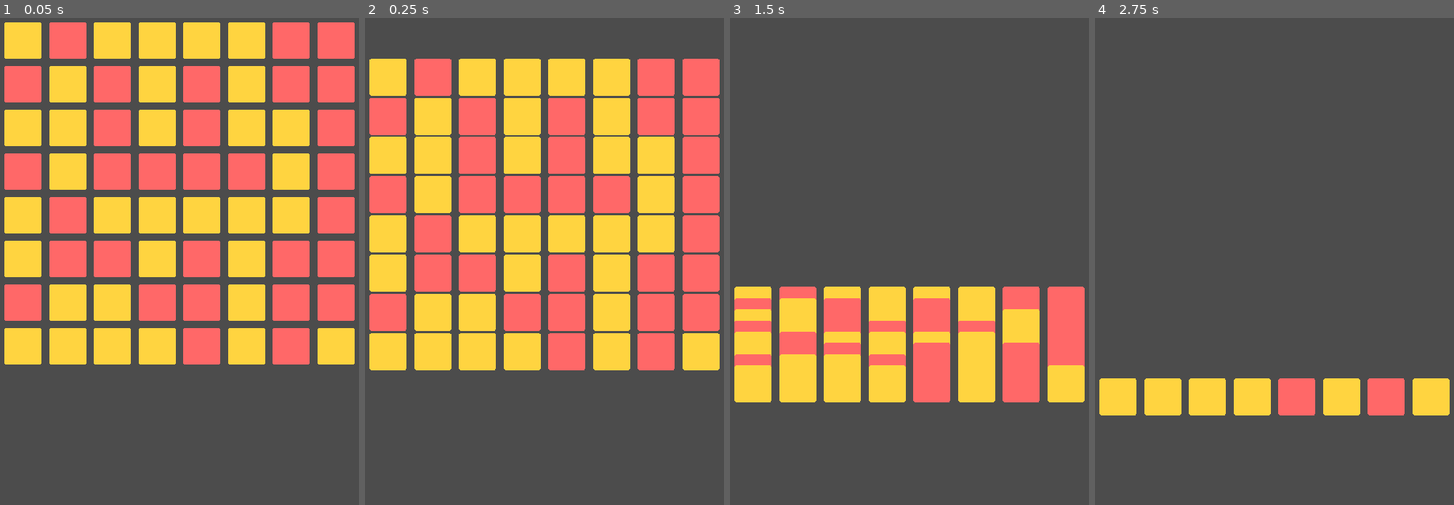
Above: before the commit, frames 1-4 (left to right).
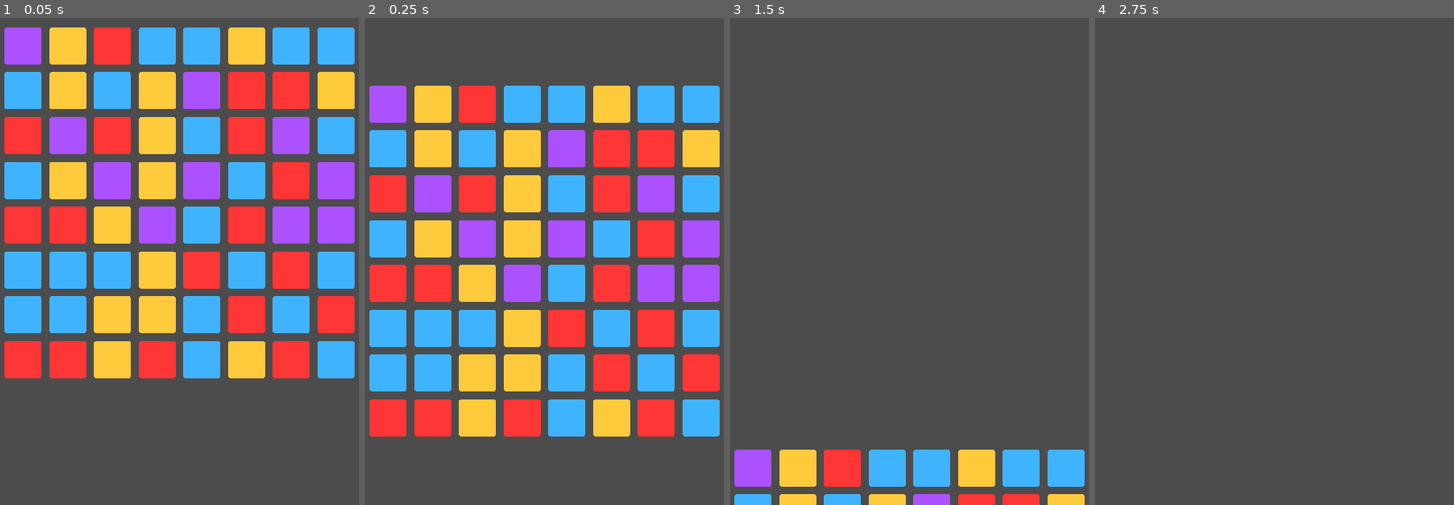
Above: after the commit, the same moments.

Repository: bend-n/two_dots
Game: Godot game, scene res://World.tscn
The game is run twice, just before and just after one commit, with the same random seed, the same clock (stepped at 60 frames per second) and the same inputs.
Inputs (mouse positions are in pixels of both pictures, inside the frame that each line leads up to):
- Up to frame 1 (0.05 s): no input
- Up to frame 2 (0.25 s): no input
- Up to frame 3 (1.5 s): move the mouse to (751, 125) at 0.52 s; press the mouse at (751, 125) at 0.53 s; move the mouse to (751, 276) at 1.27 s; release the mouse at (751, 276) at 1.28 s; click (751, 276) at 1.35 s
- Up to frame 4 (2.75 s): move the mouse to (1116, 397) at 2.02 s; press the mouse at (1116, 397) at 2.03 s

The runs differ from the first frame. In frame 1, 54% of the frame differs, in the area x 1-99%, y 0-74%; in frame 2, 57%, in the area x 1-99%, y 8-86%; in frame 3, 28%; in frame 4, 6.3%.

Commit message:
wh y f a lling dot s

Diff:
--- a/World.gd
+++ b/World.gd
@@ -10,8 +10,7 @@
 var w = GlobalVars.width
 
 var dots = {
-	"yellowdot" : load(dots_path + "yellowdot.tscn"),
-	"reddot" : load(dots_path + "reddot.tscn")
+	"dot" : load(dots_path + "plain_dot.tscn"),
 }
 
 func _ready():
--- a/dots/YellowDot.gd
+++ /dev/null
@@ -1 +0,0 @@
-extends dot
--- a/dots/dot.gd
+++ b/dots/dot.gd
@@ -1,4 +1,4 @@
-extends KinematicBody2D
+extends Area2D
 class_name dot
 
 var dotCollider = preload("res://dots/dot_extras/dotcollider.tscn"	)
@@ -8,19 +8,20 @@
 
 var tween = Tween.new()
 
-export(Color) var color
 export(GlobalVars.type) var dot_type
 
 func _ready():
 	Events.connect("level_initialized", self, "move")
 	Events.connect("turn_over", self, "move")
+	add_collider()
 	add_child(tween)
+
+func add_collider():
 	var new_dotcollider = dotCollider.instance()
 	add_child(new_dotcollider)
 	dotcollider = new_dotcollider
 	ray = dotcollider.get_ray()
 	dotcollider.move_ray($dotsprite/pos.global_position)
-	$dotsprite.change_color(color)
 
 func move():
 	if ! GlobalVars.state == GlobalVars.states.level_turn:
@@ -38,8 +39,9 @@
 			ray.cast_to.y += 1
 			ray.force_raycast_update()
 	var size = ray.cast_to.y
+	ray.cast_to = Vector2.ZERO
 	print(ray.get_collider())
-	ray.cast_to = Vector2.ZERO
+	print(global_position.x, global_position.y + size)
 	return Vector2(global_position.x, global_position.y + size)
 
 func turn_off_collision():
--- a/dots/dot_extras/dotcollider.tscn
+++ b/dots/dot_extras/dotcollider.tscn
@@ -13,3 +13,5 @@
 
 [node name="dotray" parent="." instance=ExtResource( 1 )]
 position = Vector2( 0, 32 )
+collide_with_areas = true
+collide_with_bodies = false
--- a/dots/dot_template.tscn
+++ b/dots/dot_template.tscn
@@ -3,10 +3,9 @@
 [ext_resource path="res://dots/dot.gd" type="Script" id=1]
 [ext_resource path="res://dots/dot_extras/dotsprite.tscn" type="PackedScene" id=2]
 
-[node name="dot_template" type="KinematicBody2D"]
+[node name="dot_template" type="Area2D"]
 collision_layer = 2
 collision_mask = 0
-input_pickable = true
 script = ExtResource( 1 )
 
 [node name="dotsprite" parent="." instance=ExtResource( 2 )]
--- /dev/null
+++ b/dots/plain_dot.gd
@@ -0,0 +1,7 @@
+extends dot
+
+
+func _ready():
+	randomize()
+	var i = randi() % Leveldata.dot_colors.size()
+	$dotsprite.change_color(Leveldata.dot_colors[i])
--- /dev/null
+++ b/dots/plain_dot.tscn
@@ -0,0 +1,8 @@
+[gd_scene load_steps=3 format=2]
+
+[ext_resource path="res://dots/dot_template.tscn" type="PackedScene" id=1]
+[ext_resource path="res://dots/plain_dot.gd" type="Script" id=2]
+
+[node name="plain_dot" instance=ExtResource( 1 )]
+script = ExtResource( 2 )
+color = null
--- a/dots/reddot.gd
+++ /dev/null
@@ -1,5 +0,0 @@
-extends "res://dots/dot.gd"
-
-
-func _ready():
-	pass
--- a/dots/reddot.tscn
+++ /dev/null
@@ -1,6 +0,0 @@
-[gd_scene load_steps=2 format=2]
-
-[ext_resource path="res://dots/dot_template.tscn" type="PackedScene" id=1]
-
-[node name="reddot" instance=ExtResource( 1 )]
-color = Color( 1, 0.407843, 0.407843, 1 )
--- a/dots/yellowdot.tscn
+++ /dev/null
@@ -1,6 +0,0 @@
-[gd_scene load_steps=2 format=2]
-
-[ext_resource path="res://dots/dot_template.tscn" type="PackedScene" id=1]
-
-[node name="yellowdot" instance=ExtResource( 1 )]
-color = Color( 1, 0.831373, 0.25098, 1 )
--- a/global_vars.gd
+++ b/global_vars.gd
@@ -7,6 +7,5 @@
 var turns_used = 0
 var state = states.level_turn
 
-
 const height = 8
 const width = 8
--- /dev/null
+++ b/leveldata.gd
@@ -0,0 +1,4 @@
+extends Node
+
+export(PoolColorArray) var dot_colors
+export(Color) var background_collor
--- /dev/null
+++ b/leveldata.tscn
@@ -0,0 +1,7 @@
+[gd_scene load_steps=2 format=2]
+
+[ext_resource path="res://leveldata.gd" type="Script" id=1]
+
+[node name="leveldata" type="Node"]
+script = ExtResource( 1 )
+dot_colors = PoolColorArray( 1, 0.211765, 0.211765, 1, 0.25098, 0.701961, 1, 1, 1, 0.792157, 0.235294, 1, 0.67451, 0.317647, 1, 1 )
--- a/project.godot
+++ b/project.godot
@@ -9,7 +9,7 @@
 config_version=4
 
 _global_script_classes=[ {
-"base": "KinematicBody2D",
+"base": "Area2D",
 "class": "dot",
 "language": "GDScript",
 "path": "res://dots/dot.gd"
@@ -31,6 +31,7 @@
 Events="*res://events.gd"
 EntityTracker="*res://entity_tracker.gd"
 InputHandler="*res://InputHandler.tscn"
+Leveldata="*res://leveldata.tscn"
 
 [debug]
 
